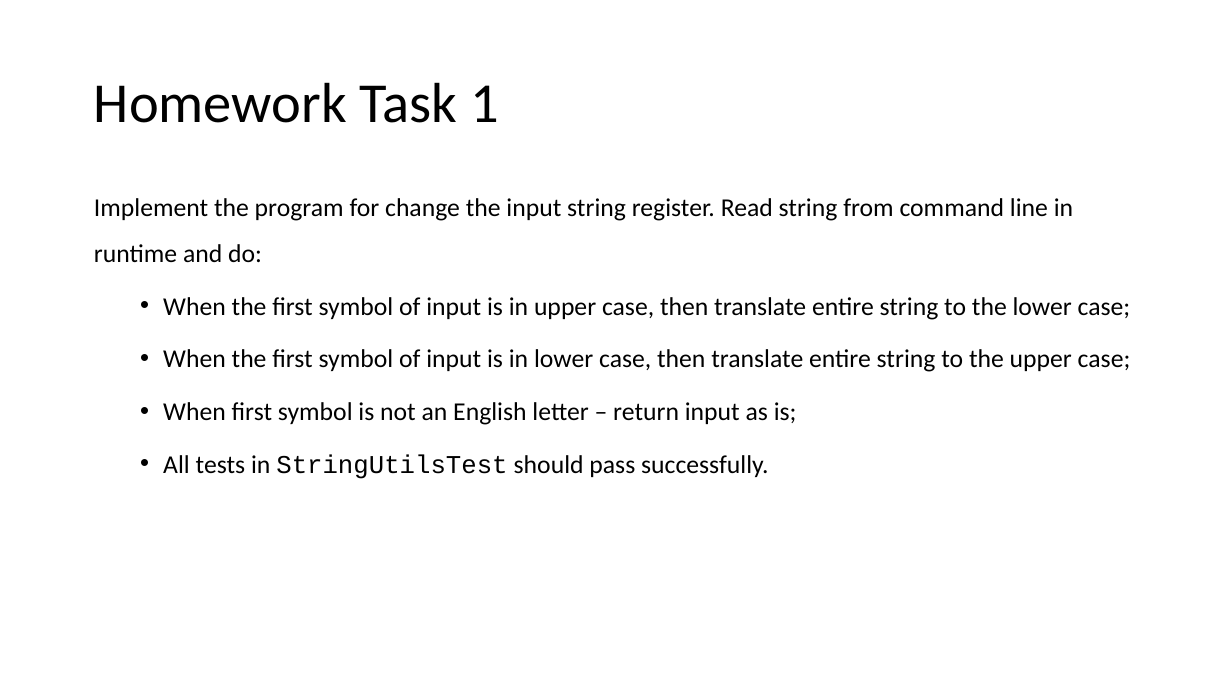
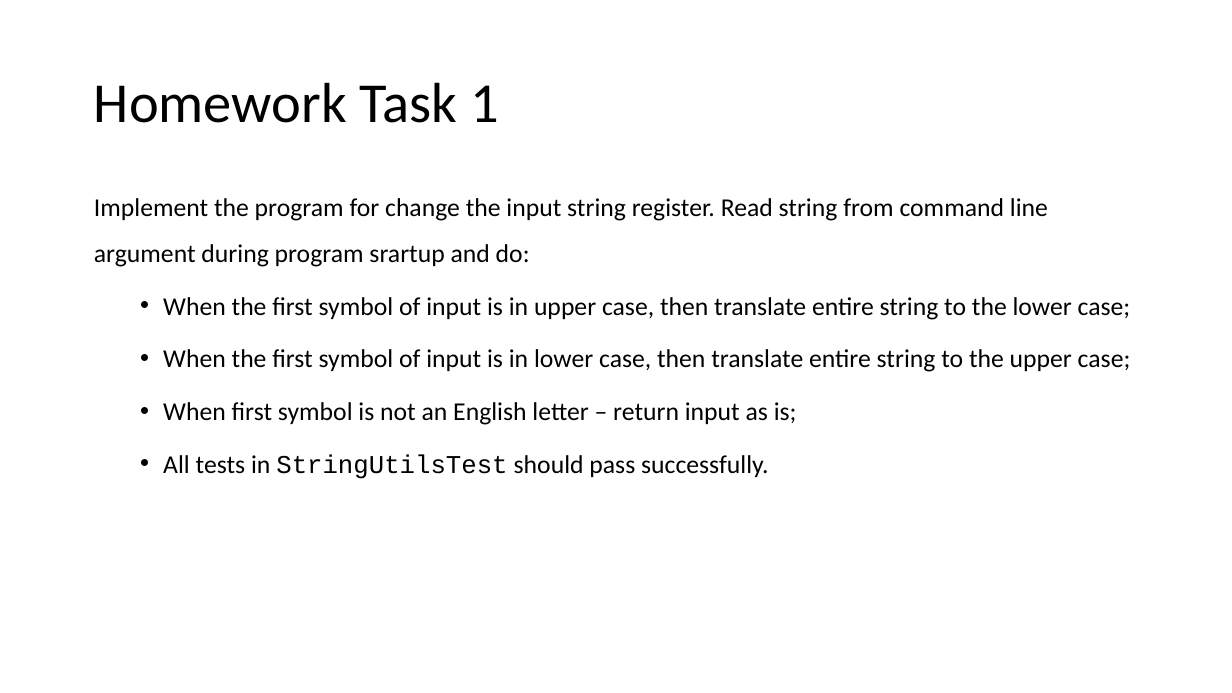
Before and after one commit to brahinets/GeekHub-J4W-8, a slide deck: slide 31 of Lectures/Lesson 02 - Built-In Classes.pptx. Drawn at 1232x693 pixels with LibreOffice and Linux fonts; fonts in the diff are those of the drawing. Boxes give left, top, right and bottom in pixels: in the first picture for what was removed or moved away, otherwise in the second. Text is boxed around its words. In the diff, an @@ line names an element or a change of style, - is before the commit and + after.

Commit message:
Lesson 02. Fix task 1 conditions

```diff
--- a/Lectures/Lesson 02 - Built-In Classes.pptx
+++ b/Lectures/Lesson 02 - Built-In Classes.pptx
@@ text at bbox=[94, 198, 1048, 267]: text changed @@
-Implement the program for change the input string register. Read string from command line in runtime and do:
+Implement the program for change the input string register. Read string from command line argument during program srartup and do:
```
